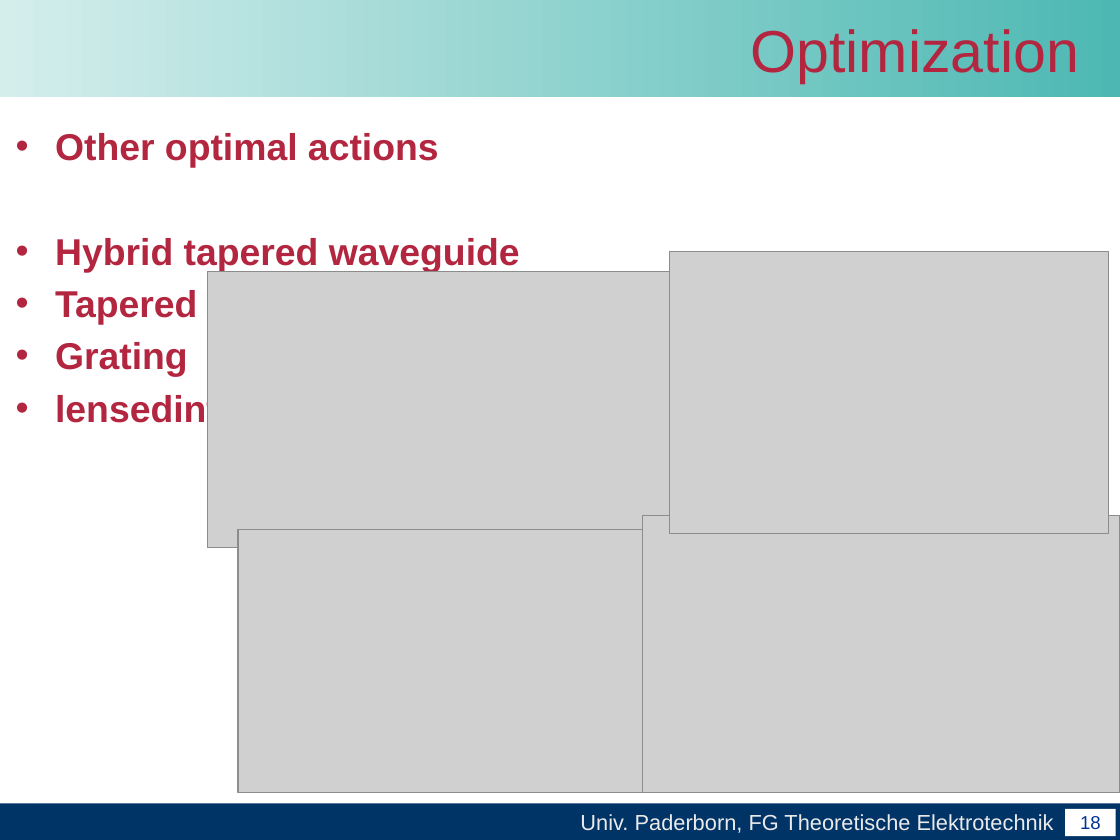
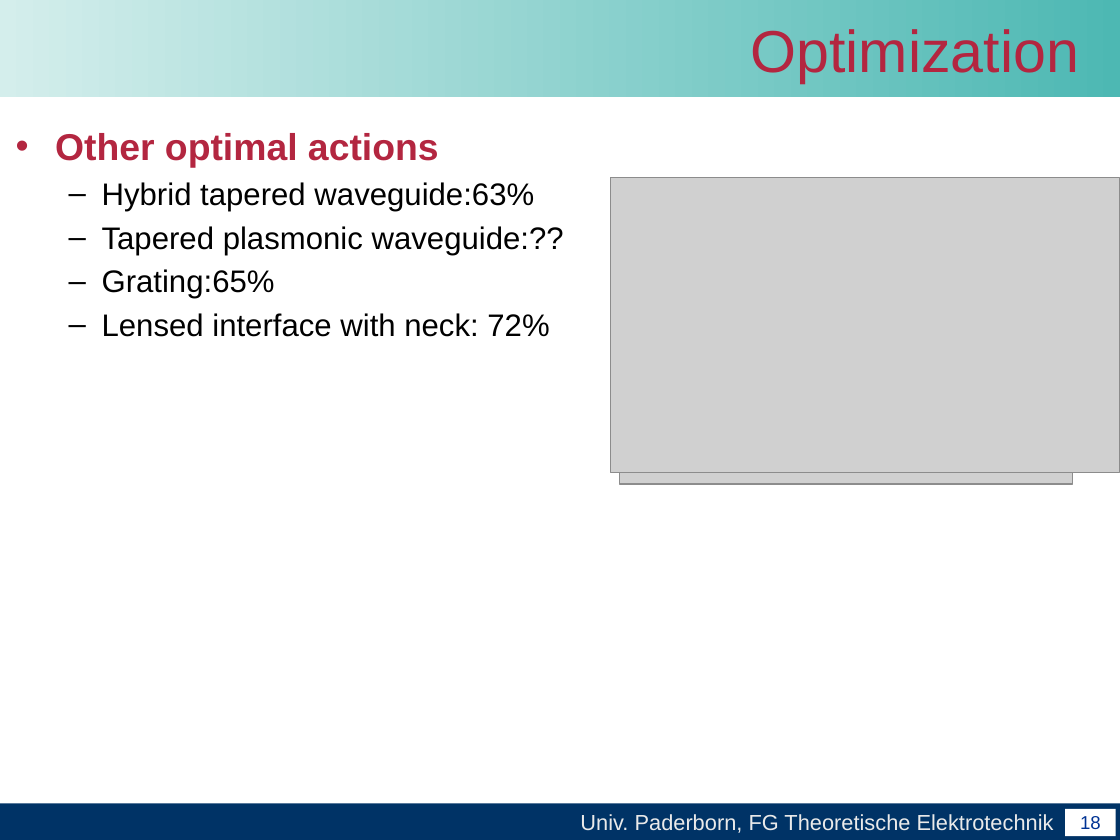
Before and after one commit to leonard117/arbeittet, a slide deck: slide 19 of Master_arbeit/word/Abschlussvortrag der Masterarbeit.pptx. Drawn at 1120x840 pixels with LibreOffice and Linux fonts; fonts in the diff are those of the drawing; grey boxes stand for pictures; background and template pictures are left out. Boxes give left, top, right and bottom in pixels: in the first picture for what was removed or moved away, otherwise in the second. Text is boxed around its words. In the diff, an @@ line names an element or a change of style, - is before the commit and + after.

```diff
--- a/Master_arbeit/word/Abschlussvortrag der Masterarbeit.pptx
+++ b/Master_arbeit/word/Abschlussvortrag der Masterarbeit.pptx
@@ picture: place and size @@
-picture at [643, 515, 1120, 792]
+picture at [610, 177, 1119, 472]
@@ picture: place and size @@
-picture at [237, 530, 669, 792]
+picture at [627, 177, 1058, 468]
@@ text at [102, 182, 564, 337]: text changed; size 24 to 20 pt; text colour #B32640 to #000000; bold off @@
-• Hybrid tapered waveguide
-• Tapered plasmonic waveguide
-• Grating
-• lensedinterfacewithaneck
+  – Hybrid tapered waveguide:63%
+  – Tapered plasmonic waveguide:??
+  – Grating:65%
+  – Lensed interface with neck: 72%
@@ picture: place and size @@
-picture at [207, 271, 669, 548]
+picture at [610, 193, 1072, 469]
@@ picture: place and size @@
-picture at [670, 251, 1109, 533]
+picture at [619, 193, 1072, 484]
```
Also in this commit, not shown: 3 other slides changed.
